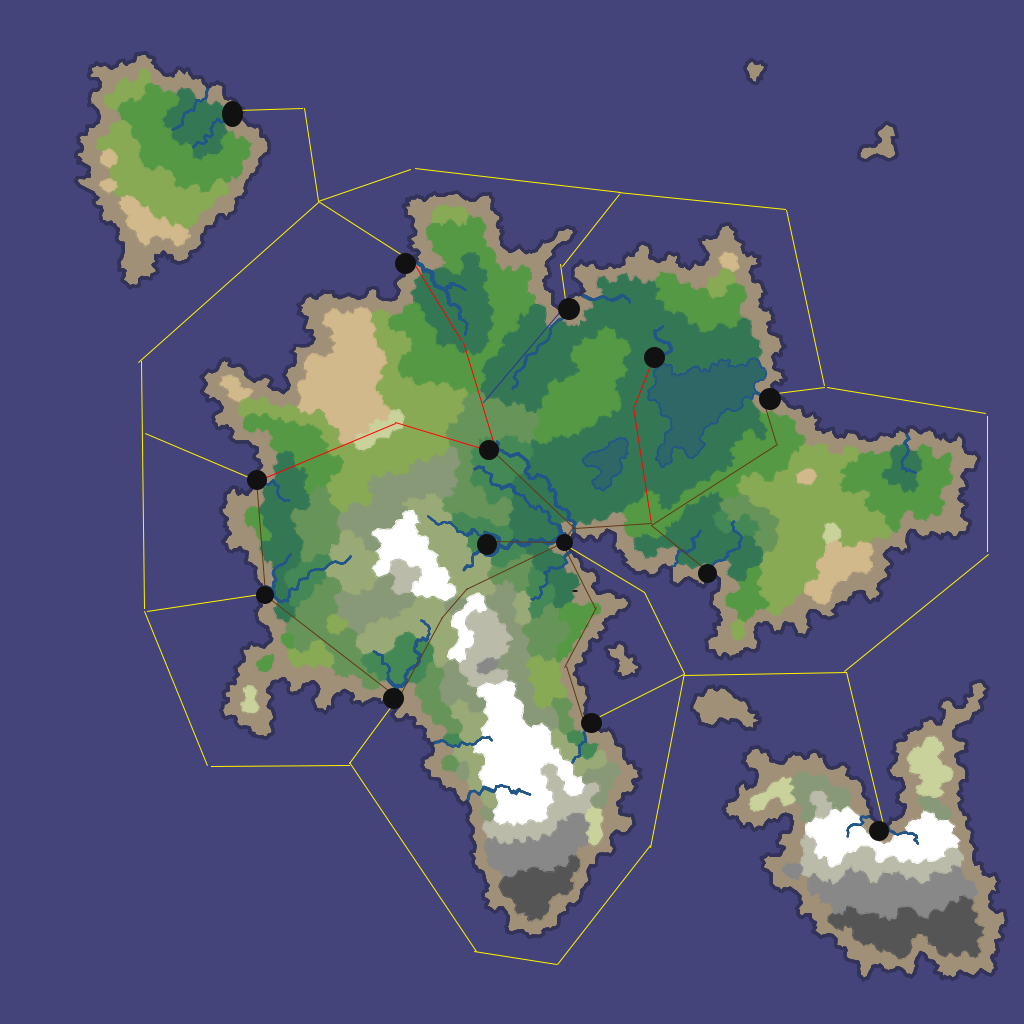
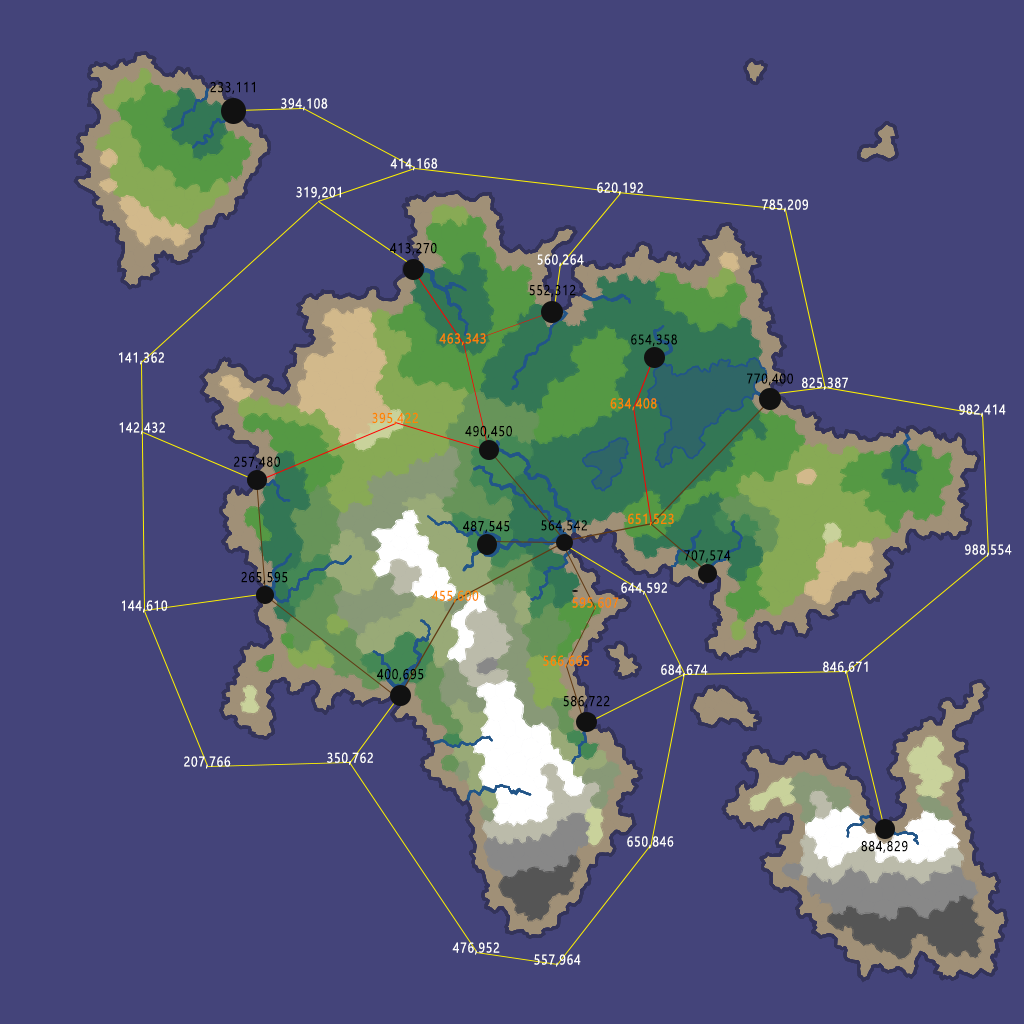
Before/after of a w=1024, h=1024 layered artwork. What changed in the layer stack:
added group "Inner Junctions" with 7 layers above "Sea Coordinates" over [372, 333, 674, 668]
added group "Sea Coordinates" with 20 layers above "Town Coordinates" over [119, 98, 1012, 967]
added group "Town Coordinates" with 14 layers above "Town Slots" over [210, 81, 908, 853]
painted on "Shape 51" over [463, 310, 562, 403]
painted on "Shape 50" over [463, 342, 497, 442]
painted on "Shape 49" over [413, 262, 464, 344]
painted on "Shape 40" over [495, 454, 575, 540]
painted on "Shape 39" over [650, 523, 705, 567]
painted on "Shape 37" over [564, 607, 597, 668]
painted on "Shape 34" over [651, 404, 778, 526]
painted on "Shape 33" over [567, 523, 652, 540]
painted on "Shape 31" over [398, 600, 456, 699]
painted on "Shape 29" over [455, 545, 558, 601]
painted on "Shape 28" over [143, 432, 261, 482]
painted on "Shape 27" over [144, 593, 256, 612]
painted on "Shape 26" over [844, 554, 989, 673]
painted on "Shape 24" over [825, 387, 986, 415]
painted on "Shape 22" over [785, 210, 826, 389]
painted on "Shape 19" over [560, 193, 621, 267]
painted on "Shape 17" over [318, 168, 415, 201]
painted on "Shape 16" over [318, 202, 414, 266]
painted on "Shape 14" over [303, 108, 415, 201]
painted on "Shape 13" over [138, 202, 319, 363]
painted on "Shape 7" over [474, 951, 558, 965]
…and 57 more changes (41 added, 4 moved_by, 9 painted, 3 removed)
